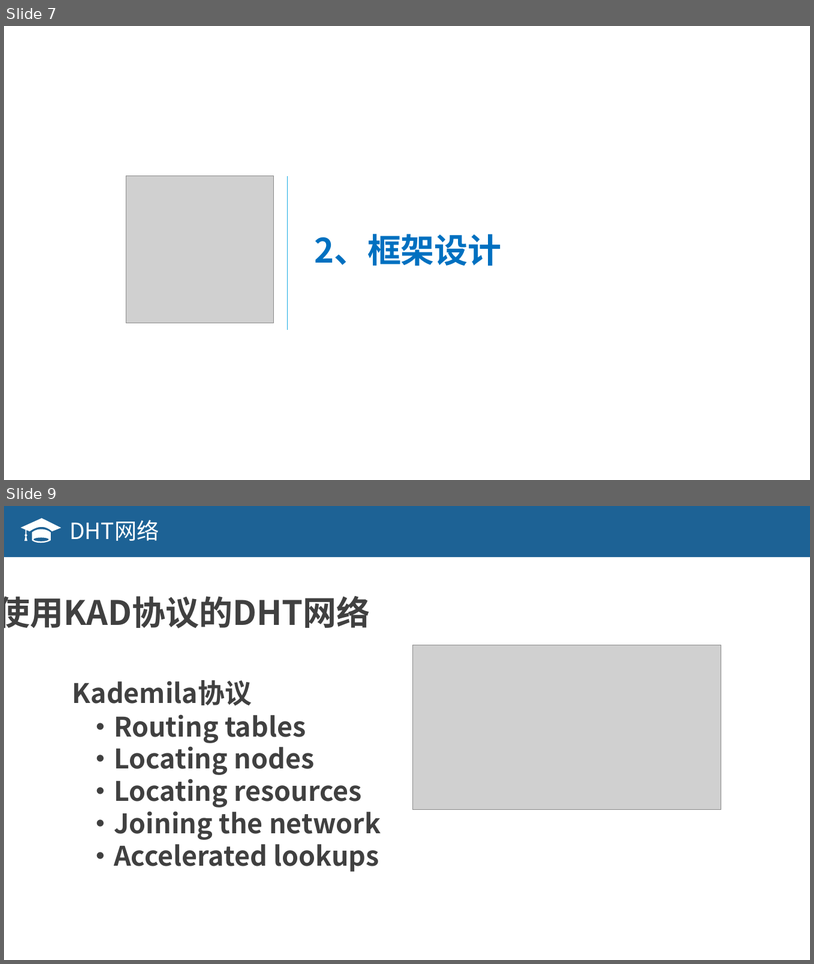
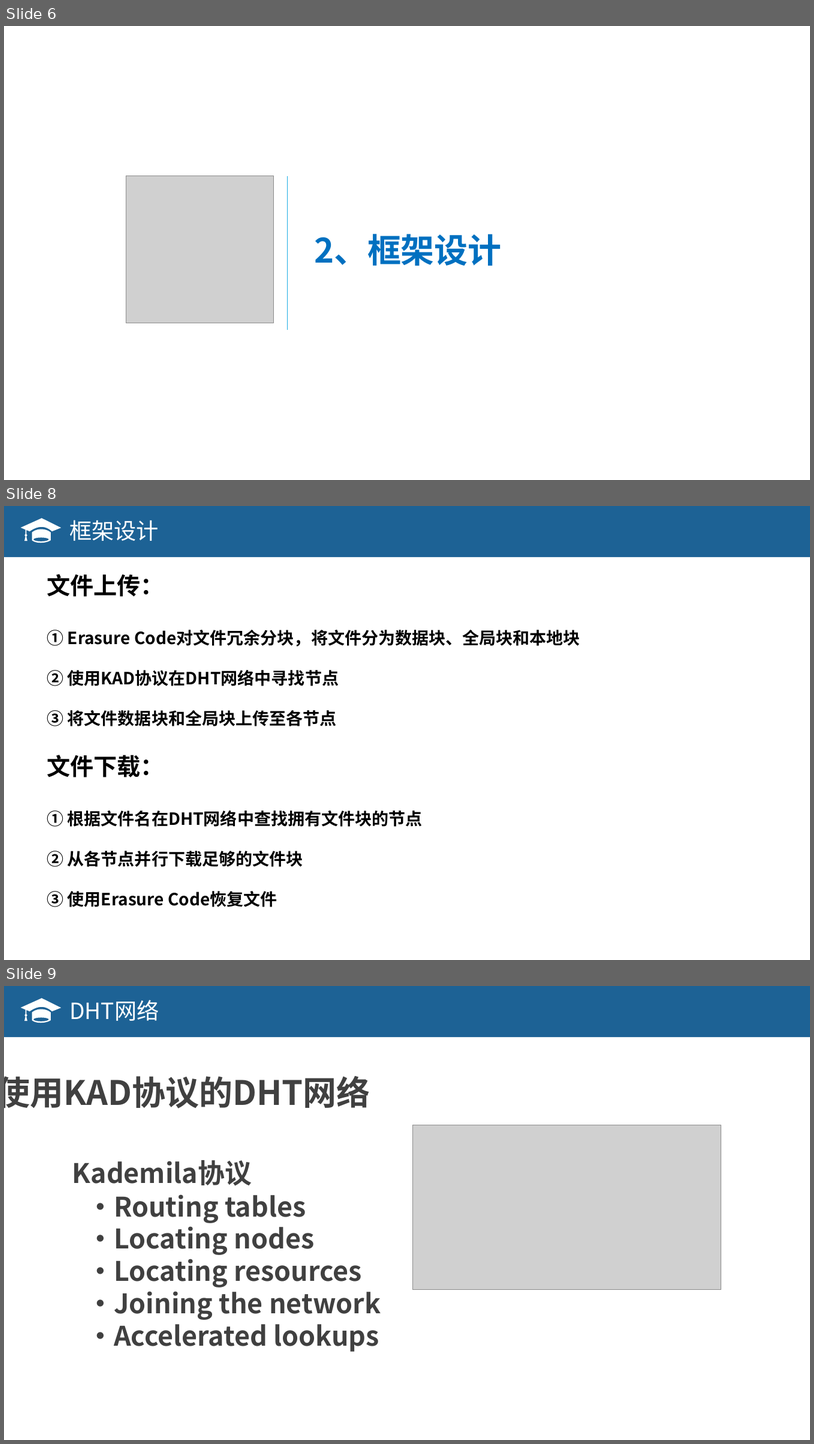
Before and after one commit to OSH-2018/X-exciting, a slide deck: new/结题报告.pptx. Shown one above the other, each under a label of ours: slides 7 and 9 before the commit, slides 6, 8 and 9 after it; the slides between them are not shown. The pictures are 814x964 and 814x1444 pixels, drawn with LibreOffice and Linux fonts; fonts in the diff are those of the drawing; grey boxes stand for pictures. Boxes give left, top, right and bottom in pixels: in the first picture for what was removed or moved away, otherwise in the second. Text is boxed around its words. In the diff, an @@ line names an element or a change of style, - is before the commit and + after.

```diff
--- a/new/结题报告.pptx
+++ b/new/结题报告.pptx
@@ slide 8 added at [4, 506, 810, 960], background #FFFFFF @@
@@ rectangle added at [4, 506, 810, 557], fill #1D6295 @@
@@ freeform shape added at [21, 518, 62, 543], fill #FFFFFF @@
@@ text added at [69, 520, 159, 541], 26.7 pt, text #FFFFFF @@
+框架设计
@@ text added at [47, 574, 580, 726], 20 pt, text #000000, bold @@
+文件上传：
+① Erasure Code对文件冗余分块，将文件分为数据块、全局块和本地块
+② 使用KAD协议在DHT网络中寻找节点
+③ 将文件数据块和全局块上传至各节点
@@ text added at [47, 754, 423, 907], 20 pt, text #000000, bold @@
+文件下载：
+① 根据文件名在DHT网络中查找拥有文件块的节点
+② 从各节点并行下载足够的文件块
+③ 使用Erasure Code恢复文件
@@ what was slide 7 is now slide 6 @@
```
Also in this commit, not shown: 11 slides changed, 6 other slides added, 4 slides removed.
